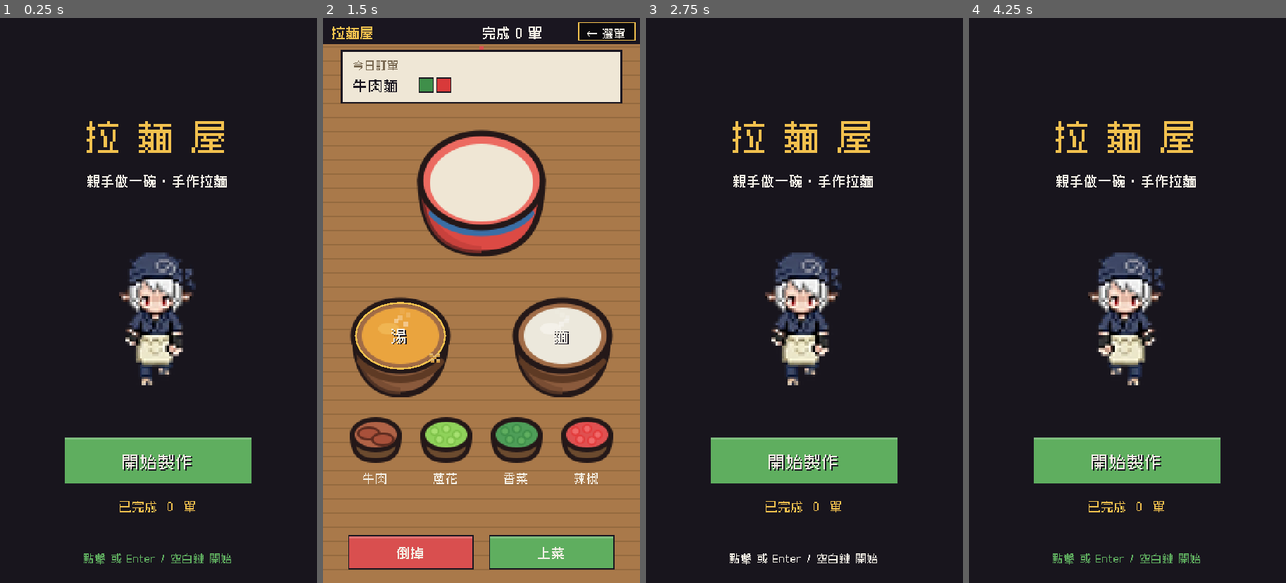
Above: before the commit, frames 1-4 (left to right).
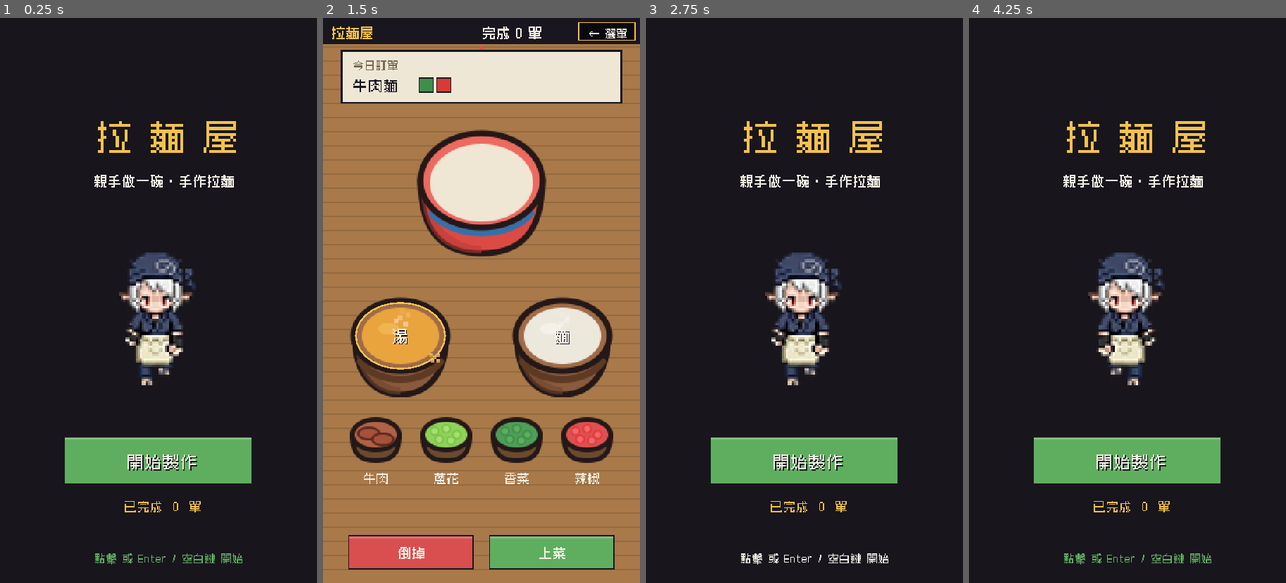
Above: after the commit, the same moments.

Repository: meloalright/ramen-ya
Game: Godot game, scene res://scenes/Menu.tscn
Same seed, same stepped clock (60 frames per second), same inputs: the game is played once before the commit and once after it.
Inputs (mouse positions are in pixels of both pictures, inside the frame that each line leads up to):
- Up to frame 1 (0.25 s): no input
- Up to frame 2 (1.5 s): tap Enter at 0.5 s; move the mouse to (551, 272) at 0.52 s; hold D 0.53-1.25 s; tap M at 0.6 s; click (551, 272) at 0.67 s; tap Space at 0.77, 1.25 s; tap E at 0.8 s; drag from (418, 328) to (465, 413) at 1.27 s
- Up to frame 3 (2.75 s): tap Enter at 2 s; move the mouse to (836, 176) at 2.02 s; hold D from 2.03 s (still down); tap M at 2.1 s; tap E at 2.3 s
- Up to frame 4 (4.25 s): release D at 2.75 s; drag from (1111, 413) to (1032, 215) at 2.77 s; tap Space at 3.5, 3.77 s; move the mouse to (1222, 385) at 3.52 s; hold A from 3.53 s (still down); tap Enter at 3.6 s; tap E at 3.8 s; tap Escape at 4.15 s

The runs differ from the first frame. In frame 1, 2.3% of the frame differs, in the area x 26-77%, y 18-97%; in frame 2, 0.5%; in frame 3, 2.3%; in frame 4, 2.3%.

Commit message:
fix: center text on glyph ink, not advance width
The pixel font's advance width carries a ~1px trailing gap per glyph, so
centering by full advance biased every label ~0.5px left of true center —
visible as crooked text once scaled up on a phone. Subtract the per-glyph gap
to center on the actual ink. Button/label centers now land within 0.5px.

Co-Authored-By: Claude Opus 4.8 (1M context) <noreply@anthropic.com>

Diff:
--- a/scripts/Main.gd
+++ b/scripts/Main.gd
@@ -1052,9 +1052,11 @@
 func _text(s: String, pos: Vector2, size: int, col: Color, align := HORIZONTAL_ALIGNMENT_LEFT) -> void:
 	var p := pos
 	if align != HORIZONTAL_ALIGNMENT_LEFT:
+		# advance width carries a ~1px trailing gap per glyph; center on the ink
 		var w: float = font.get_string_size(s, HORIZONTAL_ALIGNMENT_LEFT, -1, size).x
+		var ink: float = w - s.length() * max(1.0, round(size / 8.0))
 		if align == HORIZONTAL_ALIGNMENT_CENTER:
-			p.x -= w * 0.5
+			p.x -= ink * 0.5
 		else:
-			p.x -= w
+			p.x -= ink
 	draw_string(font, p, s, HORIZONTAL_ALIGNMENT_LEFT, -1, size, col)
--- a/scripts/Menu.gd
+++ b/scripts/Menu.gd
@@ -115,6 +115,7 @@
 
 func _ctext(s: String, pos: Vector2, size: int, col: Color) -> void:
 	var w: float = font.get_string_size(s, HORIZONTAL_ALIGNMENT_LEFT, -1, size).x
-	var p := Vector2(pos.x - w * 0.5, pos.y)
+	var ink: float = w - s.length() * max(1.0, round(size / 8.0))
+	var p := Vector2(pos.x - ink * 0.5, pos.y)
 	draw_string(font, p + Vector2(1, 1), s, HORIZONTAL_ALIGNMENT_LEFT, -1, size, COL_INK)
 	draw_string(font, p, s, HORIZONTAL_ALIGNMENT_LEFT, -1, size, col)
